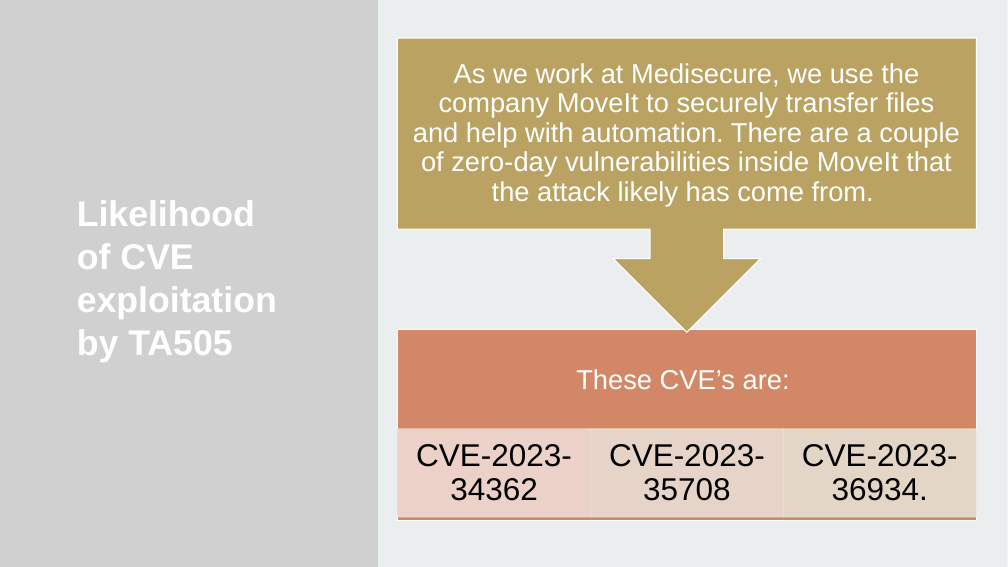
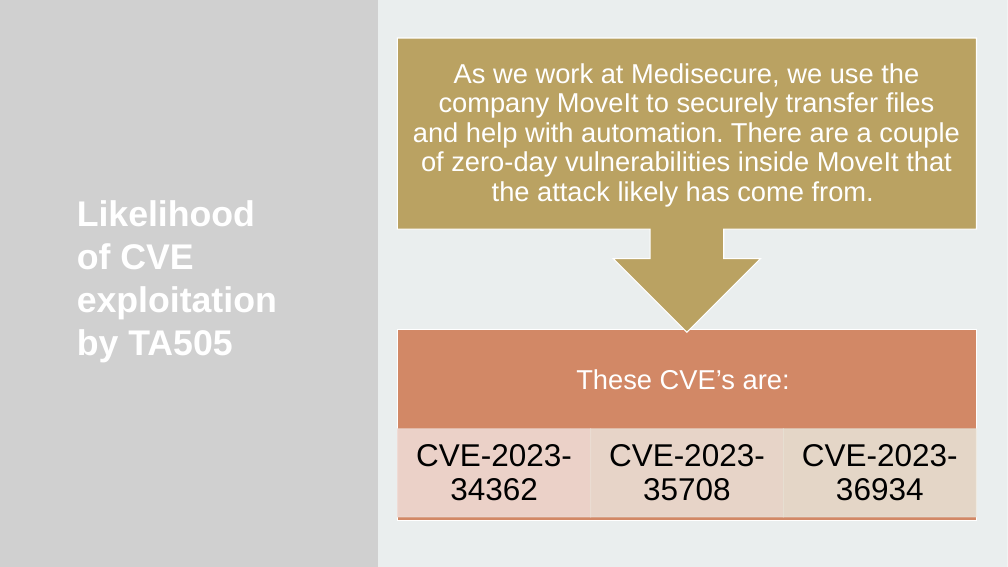
Before and after one commit to IceFire4/Assignment_1_Daniel_Edwards_Matthew_Haydon, a slide deck: slide 13 of Assignment 2 Portfolio.pptx (slide 14 before the commit). Drawn at 1008x567 pixels with LibreOffice and Linux fonts; fonts in the diff are those of the drawing; grey boxes stand for pictures; background and template pictures are left out. Boxes give left, top, right and bottom in pixels: in the first picture for what was removed or moved away, otherwise in the second. Text is boxed around its words. In the diff, an @@ line names an element or a change of style, - is before the commit and + after.

```diff
--- a/Assignment 2 Portfolio.pptx
+++ b/Assignment 2 Portfolio.pptx
@@ text at bbox=[802, 444, 958, 501]: text changed @@
-CVE-2023-36934.
+CVE-2023-36934
```
Also in this commit, not shown: 3 other slides changed, 1 slide added.
